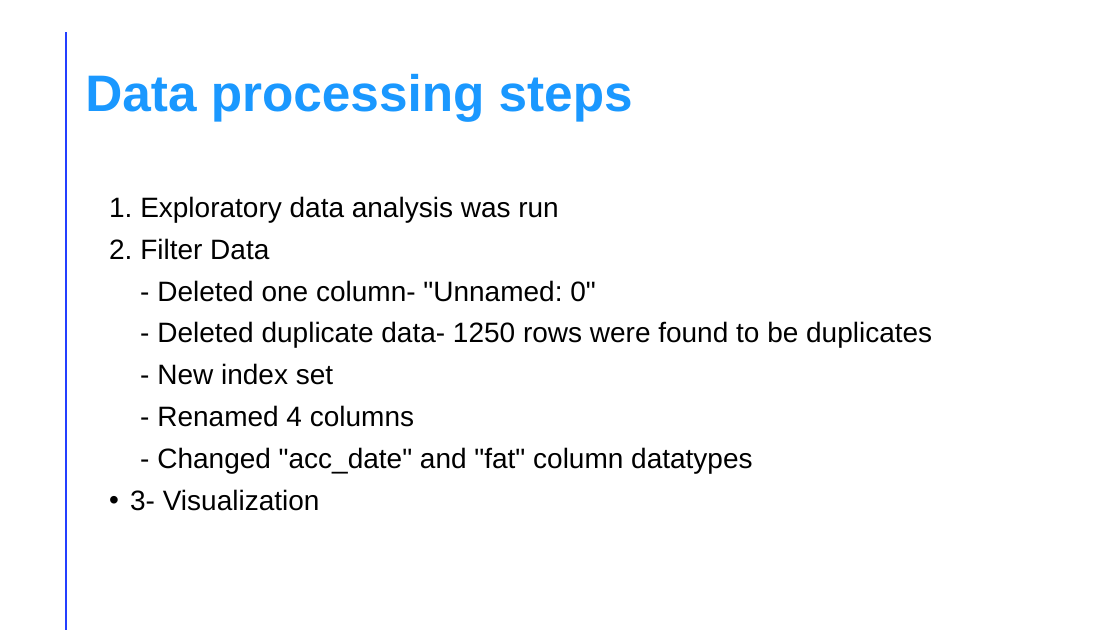
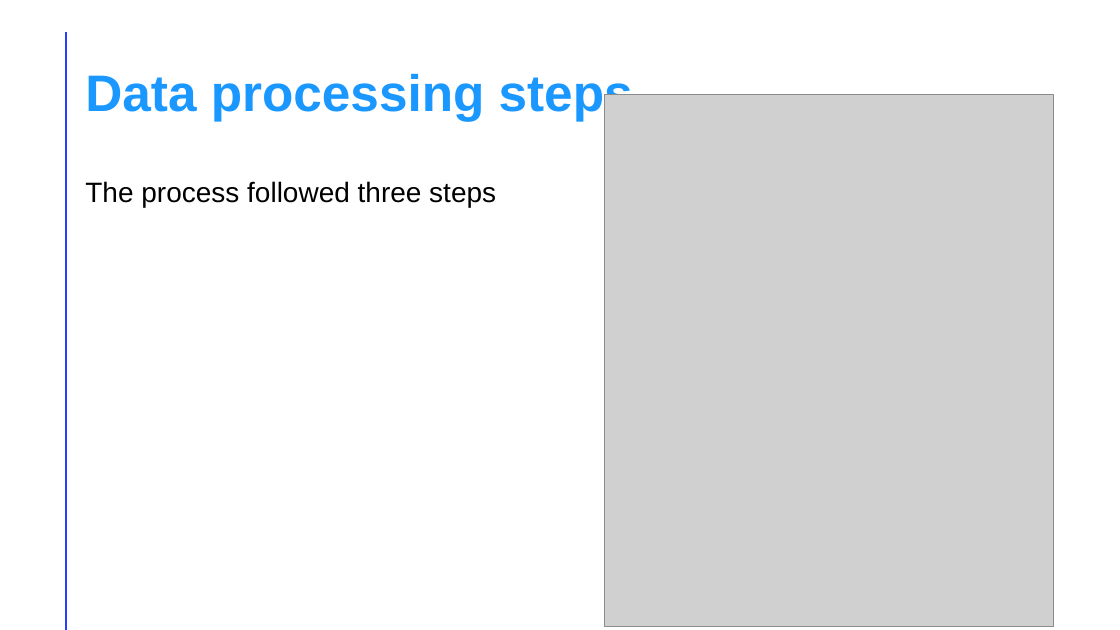
Before and after one commit to Elky-bett/Phase-1-Project--Analysis-of-Aviation-data, a slide deck: slide 5 of Presentation_Aviation.pptx. Drawn at 1120x630 pixels with LibreOffice and Linux fonts; fonts in the diff are those of the drawing; grey boxes stand for pictures. Boxes give left, top, right and bottom in pixels: in the first picture for what was removed or moved away, otherwise in the second. Text is boxed around its words. In the diff, an @@ line names an element or a change of style, - is before the commit and + after.

```diff
--- a/Presentation_Aviation.pptx
+++ b/Presentation_Aviation.pptx
@@ picture added at bbox=[605, 94, 1054, 627] @@
@@ text added at bbox=[85, 181, 496, 208], 24 pt, text #000000 @@
+The process followed three steps
@@ text removed at bbox=[109, 196, 932, 511] @@
-1. Exploratory data analysis was run
-2. Filter Data
-- Deleted one column- "Unnamed: 0"
-- Deleted duplicate data- 1250 rows were found to be duplicates
-- New index set
-- Renamed 4 columns
-- Changed "acc_date" and "fat" column datatypes
-• 3- Visualization
```
Also in this commit, not shown: 8 other slides changed, 1 other file.
